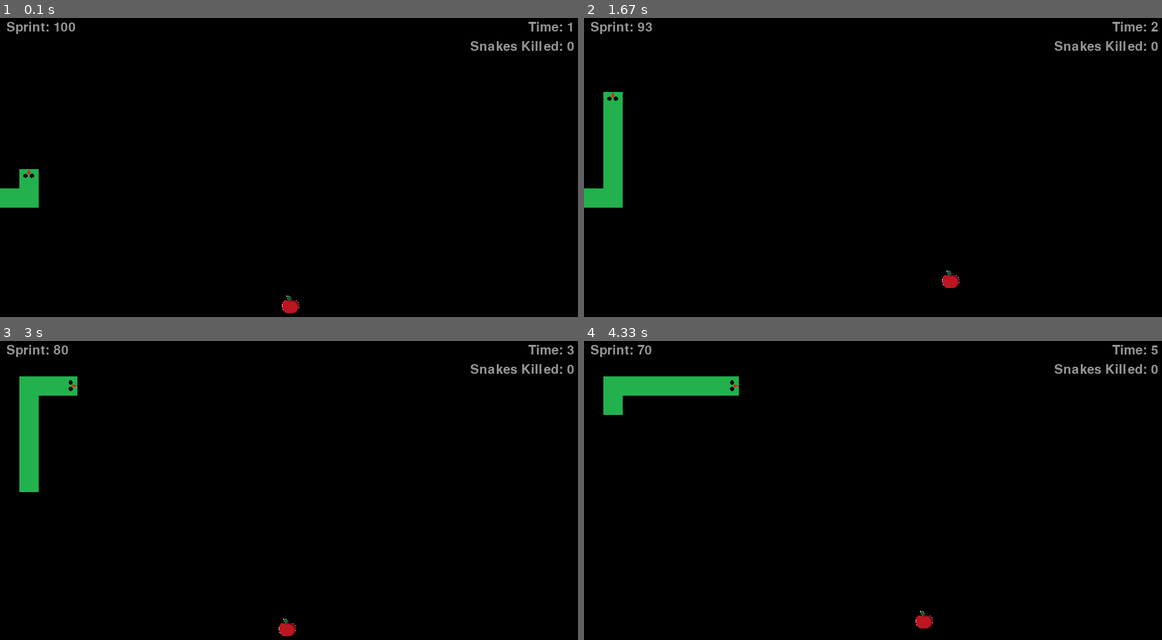
Above: before the commit, frames 1-4 (two rows, left to right).
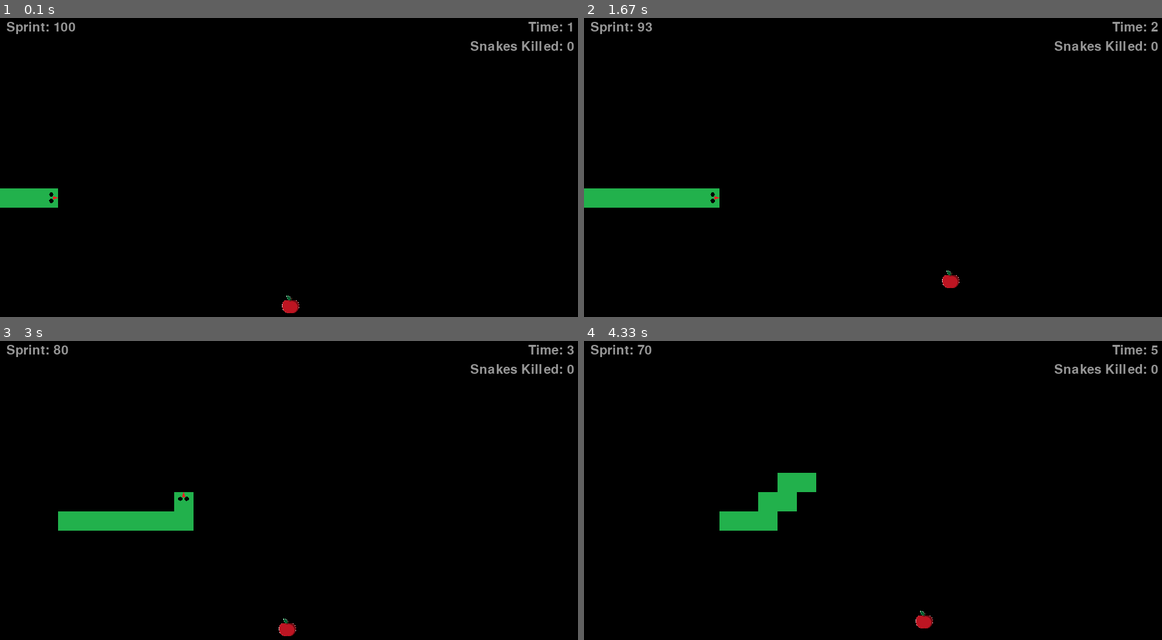
Above: after the commit, the same moments.

Repository: lorinzzz/cursed-snake-game
Game: pygame game, started from main.py
Same seed, same stepped clock (60 frames per second), same inputs: the game is played once before the commit and once after it.
Inputs:
- Up to frame 1 (0.1 s): no input
- Up to frame 2 (1.67 s): hold D 0.33-0.8 s; hold W 0.83-1.13 s; tap Shift at 0.9, 1.23, 1.53 s; hold D 1.17-1.63 s
- Up to frame 3 (3 s): hold A 1.67-2.2 s; tap Shift at 1.73, 2.03, 2.3, 2.63, 2.93 s; hold S 2.23-2.53 s; hold A 2.57-2.97 s
- Up to frame 4 (4.33 s): hold W 3-3.37 s; tap Shift at 3.07, 3.47, 3.77, 4.13 s; hold D 3.4-4.03 s; hold S from 4.07 s (still down)

The runs differ from the first frame. In frame 1, 0.4% of the frame differs, in the area x 3-11%, y 50-64%; in frame 2, 2.1%; in frame 3, 3.4%, in the area x 3-34%, y 11-64%; in frame 4, 3.2%.

Commit message:
some patrolling functions finished

Diff:
--- a/snake_ai.py
+++ b/snake_ai.py
@@ -8,7 +8,7 @@
 BLOCK_WIDTH, BLOCK_HEIGHT = pygame_constants.BLOCK_WIDTH, pygame_constants.BLOCK_HEIGHT
 LONG_OFFSET = [30, 60, 90, 120, 150, 180, 210]
 SHORT_OFFSET = [240, 270, 300, 330, 360, 390]
-
+PATROL_OFFSET = [90, 120, 150, 180, 210]
 
 class SnakeAI:
     def __init__(self):
@@ -25,6 +25,7 @@
         self.s4_move = 0
         self.offset = 5
 
+        # for circling ai
         self.revolutions = [-1, -1]
         self.circular_offset = [0, 0]
         self.start_pos = [[0,0], [0,0]]
@@ -32,6 +33,14 @@
         self.circle_state = [0,0]
         self.moves = [0,0]
         self.total_revolutions = [0, 0]
+        self.ccw = [0,0]
+
+        # for patrolling ai
+        self.patrol_center = [ [0,0], [0,0], [0,0] ]
+        self.patrol_offset = [0, 0, 0]
+        self.patrol_point = [[0,0], [0,0], [0,0]]
+        self.patrol_state = [0,0,0]
+        self.patrol_count = [0,0,0,]
 
         self.random_path_choice1 = random.choice([1,2,3])
         self.random_path_choice2 = random.choice([1,2,3])
@@ -45,9 +54,10 @@
     def execute_ai(self, snakes, food): # executes ai and returns a list of directions
         directions = []
         for i in range(len(snakes)):
-            directions.append(self.circling_ai(snakes, food, i, 1, self.circling_ai_initial_setup))
-        if self.circling_ai_initial_setup == 1:
-            self.circling_ai_initial_setup = 0
+        #     directions.append(self.circling_ai(snakes, food, i, 1, self.circling_ai_initial_setup))
+        # if self.circling_ai_initial_setup == 1:
+        #     self.circling_ai_initial_setup = 0
+            directions.append(self.patrolling_ai(snakes, food, i))
         return directions
 
     # the flanking ai goes to a "setup" position offset from the food before moving in to attack
@@ -296,8 +306,53 @@
                         print("forced to hunt")
 
         return direction_to_append
-    def patrolling_ai(self): # ai patrols certain sections of the window for a period before moving to the next, if food comes close enough it will pursue
-        pass
+    def patrolling_ai(self, snakes, food, i): # ai patrols certain sections of the window for a period before moving to the next, if food comes close enough it will pursue
+        # max 3 snakes
+        index = i # placeholder
+        # get a random point on map with the min offset of 180
+        if self.patrol_center[index][0] == 0 and self.patrol_center[index][1] == 0:
+            self.patrol_center[index][0] = 30 * random.randint(6, 24)
+            self.patrol_center[index][1] = 30 * random.randint(6, 24)
+
+            max_offset = min(self.patrol_center[index][0], abs(WIDTH - self.patrol_center[index][0]), self.patrol_center[index][1], abs(HEIGHT - self.patrol_center[index][0]))
+
+            self.patrol_offset = 30 * random.randint(6, max_offset/30)
+
+            print(self.patrol_center[index], max_offset, self.patrol_offset)
+            print(snakes[i][0].x, snakes[i][0].y)
+        # go to patrol center
+        if snakes[i][0].x != self.patrol_center[index][0] or snakes[i][0].y != self.patrol_center[index][1] and self.patrol_state[index] == 0:
+            print("going to center")
+            direction_to_append = self.shortest_path_ai(snakes, food, i, self.patrol_center[index][0], self.patrol_center[index][1])
+        elif snakes[i][0].x == self.patrol_center[index][0] and snakes[i][0].y == self.patrol_center[index][1] and self.patrol_state[index] == 0:
+            self.patrol_state[index] = 1
+            self.patrol_point[index][0] = 30 * random.randint((self.patrol_center[index][0] - self.patrol_offset)/30, (self.patrol_center[index][0] + self.patrol_offset + 30)/30)
+            self.patrol_point[index][1] = 30 * random.randint((self.patrol_center[index][1] - self.patrol_offset)/30, (self.patrol_center[index][1] + self.patrol_offset + 30)/30)
+            print("setting patrol point", self.patrol_point[index])
+
+        if self.patrol_state[index] == 1:
+            print('patrollling!')
+            if snakes[i][0].x == self.patrol_point[index][0] and snakes[i][0].y == self.patrol_point[index][1]:
+                self.patrol_point[index][0] = 30 * random.randint((self.patrol_center[index][0] - self.patrol_offset)/30, (self.patrol_center[index][0] + self.patrol_offset + 30)/30)
+                self.patrol_point[index][1] = 30 * random.randint((self.patrol_center[index][1] - self.patrol_offset)/30, (self.patrol_center[index][1] + self.patrol_offset + 30)/30)
+                self.patrol_count[index] += 1
+                print("patrol count: ", self.patrol_count[index])
+
+
+            else:
+                direction_to_append = self.shortest_path_ai(snakes, food, i, self.patrol_point[index][0], self.patrol_point[index][1])
+
+
+        if self.patrol_count[index] == 10:
+            self.patrol_state[index] = 0
+            self.patrol_center[index][0] = 0
+            self.patrol_center[index][1] = 0
+            self.patrol_count[index] = 0
+
+        return direction_to_append
+
+
+
 
     def circling_ai(self, snakes, food, i, mode, setup_flag): # ai where snake will run circles around a certain radius in the map, no real intentions to kill the food. the snake must be long for outer edges, and shorter for circles towards the center!
         # this function will be called with a snake and its index if it is the longest or shortest snake, or both!
@@ -313,6 +368,7 @@
         if setup_flag == 1 or self.revolutions[index] == self.total_revolutions[index]: # get new offset and start position for snake
             self.revolutions[index] = -1
             self.circle_state[index] = 0
+            self.ccw[index] = random.choice([0,1])
             if mode == 0: # short snake
                 self.circular_offset[index] = random.choice(SHORT_OFFSET)
                 self.total_revolutions[index] =  random.randint(7, 15)    # 7-15 laps for short snake
@@ -375,8 +431,7 @@
         # check if snake is not in corner and on vertical or horizontal offset border line
         if self.circle_state[index] == 1:
 
-            ccw = 0
-            if ccw == 1:
+            if self.ccw[index] == 1:
                 direction = [180, 0, 270, 90]
                 corner_direction = [180, 270, 90, 0]
             else:
